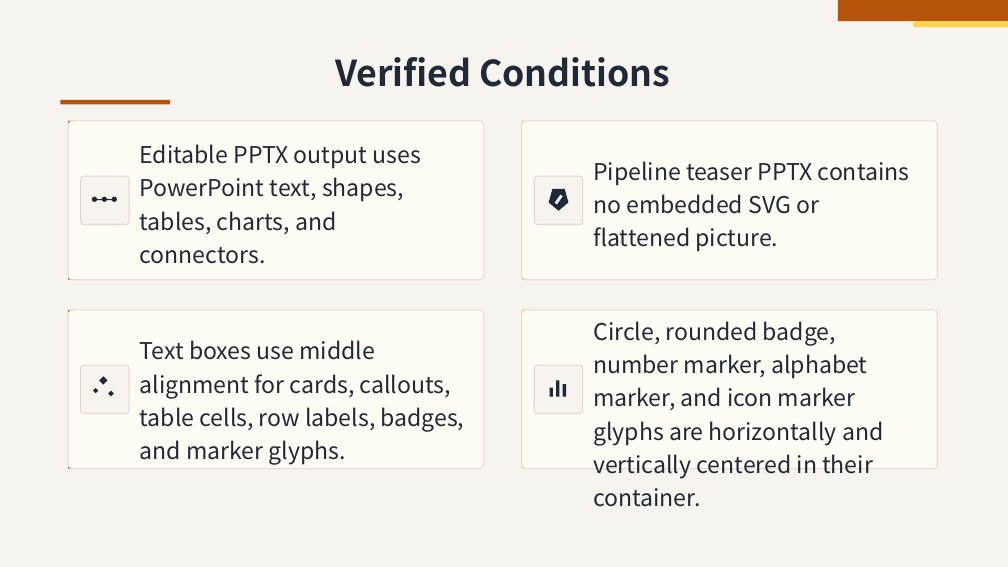
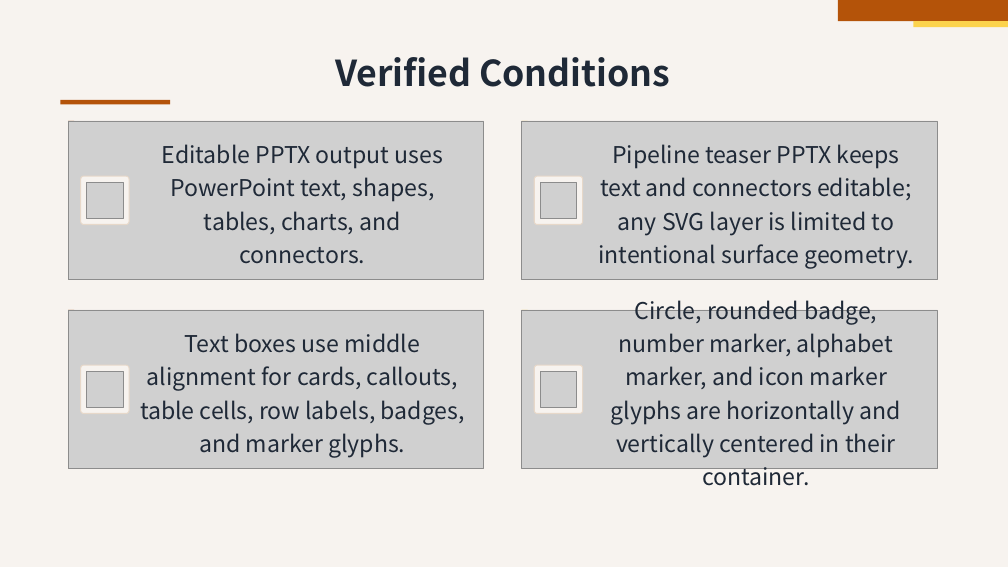
Before and after one commit to ch040602/mdpr-skill, a slide deck: slide 4 of artifacts/release-check/mdpr-skill-release-check.pptx. Drawn at 1008x567 pixels with LibreOffice and Linux fonts; fonts in the diff are those of the drawing; grey boxes stand for pictures. Boxes give left, top, right and bottom in pixels: in the first picture for what was removed or moved away, otherwise in the second. Text is boxed around its words. In the diff, an @@ line names an element or a change of style, - is before the commit and + after.

```diff
--- a/artifacts/release-check/mdpr-skill-release-check.pptx
+++ b/artifacts/release-check/mdpr-skill-release-check.pptx
@@ rounded rectangle removed at <box>68,121,484,280</box> @@
@@ picture added at <box>68,121,484,280</box> @@
@@ rounded rectangle removed at <box>522,121,938,280</box> @@
@@ picture added at <box>522,121,938,280</box> @@
@@ text at <box>598,144,914,268</box>: text changed @@
-Pipeline teaser PPTX contains no embedded SVG or flattened picture.
+Pipeline teaser PPTX keeps text and connectors editable; any SVG layer is limited to intentional surface geometry.
@@ picture added at <box>87,182,123,219</box> @@
@@ ellipse removed at <box>91,197,97,202</box> @@
@@ rectangle removed at <box>97,199,103,200</box> @@
@@ ellipse removed at <box>102,197,107,202</box> @@
@@ rectangle removed at <box>107,199,113,200</box> @@
@@ ellipse removed at <box>112,197,117,202</box> @@
@@ picture added at <box>541,182,577,219</box> @@
@@ pentagon removed at <box>549,189,569,211</box> @@
@@ rectangle removed at <box>555,194,563,204</box> @@
@@ rounded rectangle removed at <box>68,310,484,469</box> @@
@@ picture added at <box>68,310,484,469</box> @@
@@ rounded rectangle removed at <box>522,310,938,469</box> @@
@@ picture added at <box>522,310,938,469</box> @@
@@ alignment left to centre in 3 elements at <box>162,144,443,264</box>, <box>140,333,465,457</box>, <box>611,300,901,486</box> @@
@@ picture added at <box>87,371,123,408</box> @@
@@ diamond removed at <box>93,388,98,393</box> @@
@@ diamond removed at <box>99,377,107,385</box> @@
@@ picture added at <box>541,371,577,408</box> @@
@@ rectangle removed at <box>550,388,553,397</box> @@
@@ rectangle removed at <box>557,380,560,396</box> @@
@@ rectangle removed at <box>563,384,566,397</box> @@
@@ diamond removed at <box>108,391,114,397</box> @@
```
Also in this commit, not shown: 9 other slides changed, 3 other files.
